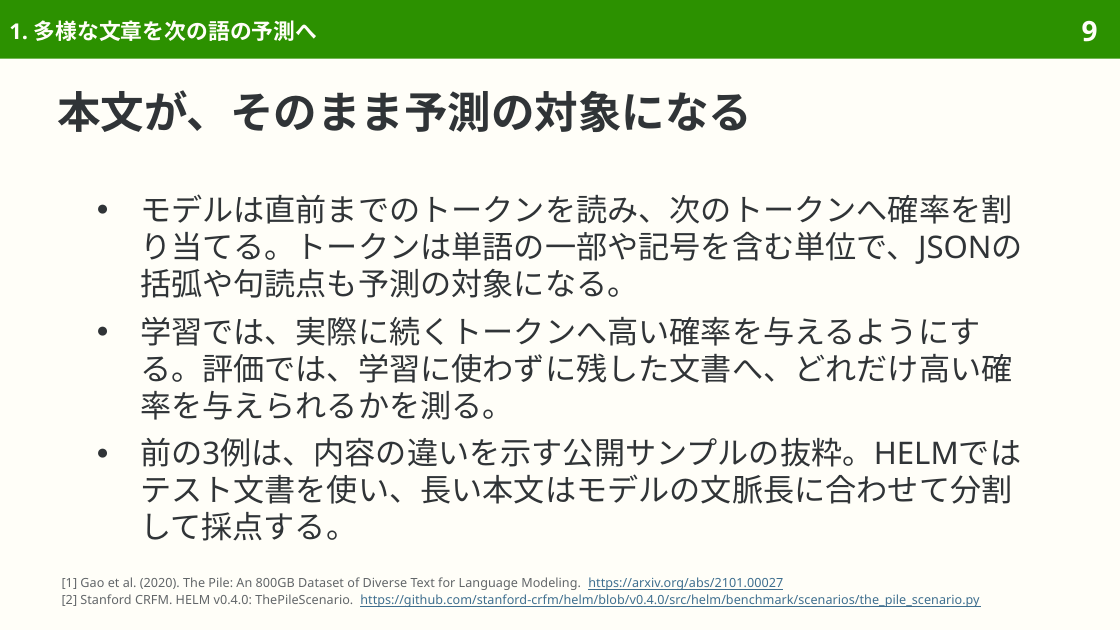
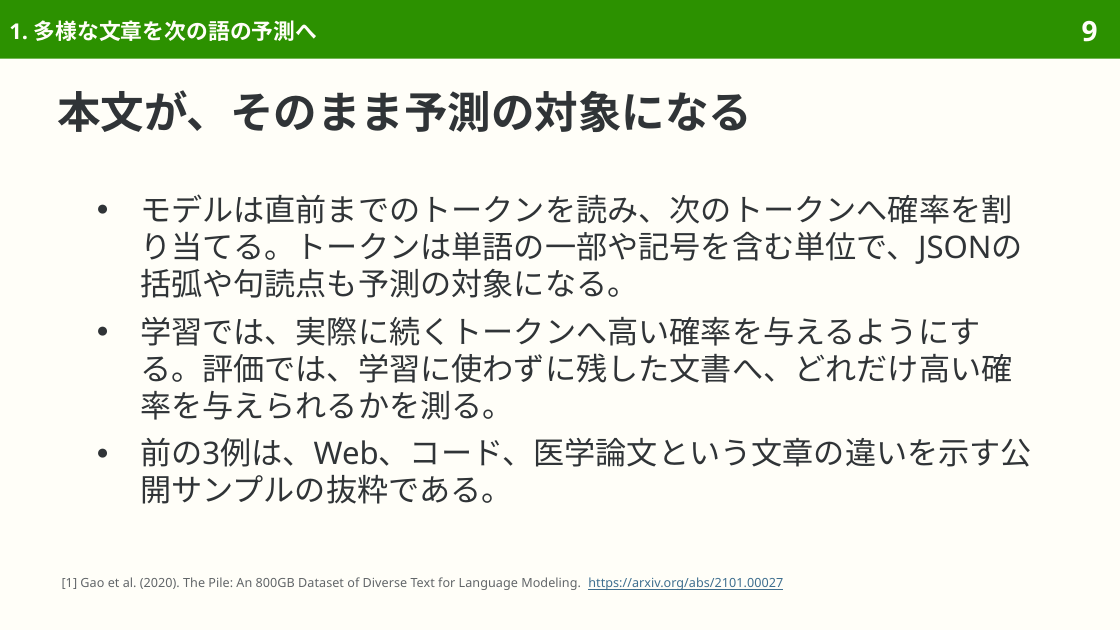
Before and after one commit to sasakiy84/datasets-in-10-minutes, a slide deck: slide 9 of slides/datasets-in-10-minutes-the-pile.pptx. Drawn at 1120x630 pixels with LibreOffice and Linux fonts; fonts in the diff are those of the drawing. Boxes give left, top, right and bottom in pixels: in the first picture for what was removed or moved away, otherwise in the second. Text is boxed around its words. In the diff, an @@ line names an element or a change of style, - is before the commit and + after.

Commit message:
Center The Pile on corpus composition, training and research use

```diff
--- a/slides/datasets-in-10-minutes-the-pile.pptx
+++ b/slides/datasets-in-10-minutes-the-pile.pptx
@@ text at <box>140,438,1032,504</box>: text changed @@
-● 前の3例は、内容の違いを示す公開サンプルの抜粋。HELMではテスト文書を使い、長い本文はモデルの文脈長に合わせて分割して採点する。
+● 前の3例は、Web、コード、医学論文という文章の違いを示す公開サンプルの抜粋である。
@@ text at <box>62,594,979,607</box>: paragraph removed @@
-[2] Stanford CRFM. HELM v0.4.0: ThePileScenario. https://github.com/stanford-crfm/helm/blob/v0.4.0/src/helm/benchmark/scenarios/the_pile_scenario.py
```
Also in this commit, not shown: 23 other slides changed, 3 slides removed, 58 other files.
